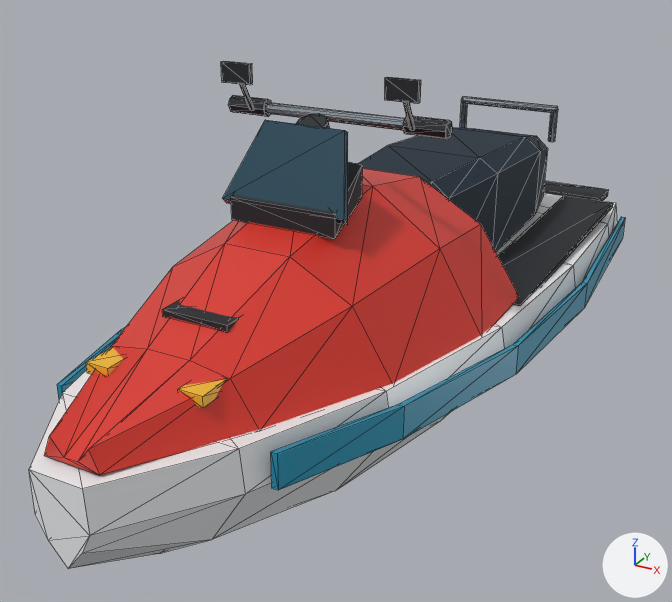
One commit to the glTF model art/jetski.glb: the scene before it, then after it.
Both versions are drawn from a camera (50 mm lens) standing at (1.34, -2.73, 1.73) and looking at (-0.13, -0.07, 0.4). Every picture has the same lights, and +X, +Y and +Z are marked at lower right. The first picture is the older version. Mesh edges are drawn as thin lines. Vertices at exactly the same position are counted once.

In view in the first picture: 'jetski'.
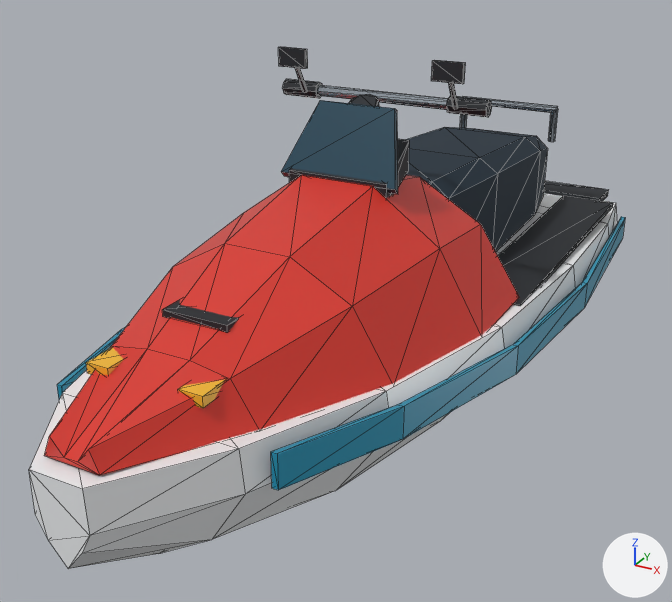
Location of each change, (x1, y1, x2, y2) in pixels of the pictures (672 x 602 px; the box of a moved part takes in the faces that stretch with it):
'jetski', reshaped: before (29, 61, 625, 569); after (29, 47, 625, 569)
part 1 of me_jetski, moved or reshaped: before (228, 95, 272, 117); after (282, 79, 322, 98)
part 2 of me_jetski, moved or reshaped: before (221, 61, 253, 85); after (278, 47, 308, 69)
part 3 of me_jetski, moved or reshaped: before (240, 84, 255, 111); after (295, 68, 307, 93)
part 4 of me_jetski, moved or reshaped: before (403, 116, 452, 139); after (446, 96, 492, 117)
part 5 of me_jetski, moved or reshaped: before (385, 77, 421, 104); after (431, 60, 465, 84)
part 6 of me_jetski, moved or reshaped: before (403, 102, 415, 131); after (448, 83, 458, 109)
part 7 of me_jetski, moved or reshaped: before (231, 162, 362, 239); after (289, 139, 409, 198)
part 8 of me_jetski, moved or reshaped: before (265, 102, 405, 131); after (317, 85, 448, 110)
part 9 of me_jetski, moved or reshaped: before (222, 120, 348, 225); after (281, 100, 398, 194)
part 10 of me_jetski, moved or reshaped: before (296, 113, 330, 128); after (349, 94, 380, 107)

Edits to the bpy script that builds the scene:
```text
Change me_jetski:
    where me_jetski.from_pydata(...)  # 409 vertices, 714 faces; spans x -0.62..0.61, y -1.55..1.77, z 0.0..1.27
    used by ob_jetski; location = (0.0, 0.0, 0.0)
    me_jetski part 1: the loose piece of 16 vertices spanning x -0.36..-0.23, y -0.34..-0.28, z 1.09..1.15 is moved by (0.0, 0.32, 0.0)
    me_jetski part 2: the loose piece of 8 vertices spanning x -0.32..-0.22, y -0.43..-0.41, z 1.21..1.27 is moved by (0.0, 0.32, 0.0)
    me_jetski part 3: the loose piece of 12 vertices spanning x -0.28..-0.26, y -0.42..-0.34, z 1.12..1.24 is moved by (0.0, 0.32, 0.0)
    me_jetski part 4: the loose piece of 16 vertices spanning x 0.24..0.37, y -0.34..-0.28, z 1.09..1.15 is moved by (0.0, 0.32, 0.0)
    me_jetski part 5: the loose piece of 8 vertices spanning x 0.22..0.32, y -0.43..-0.41, z 1.21..1.27 is moved by (0.0, 0.32, 0.0)
    me_jetski part 6: the loose piece of 12 vertices spanning x 0.26..0.28, y -0.42..-0.34, z 1.12..1.24 is moved by (0.0, 0.32, 0.0)
    me_jetski part 7: the loose piece of 8 vertices spanning x -0.17..0.17, y -0.62..-0.42, z 0.86..1.02 is moved by (0.0, 0.32, 0.0)
    me_jetski part 8: the loose piece of 16 vertices spanning x -0.33..0.33, y -0.33..-0.29, z 1.1..1.14 is moved by (0.0, 0.32, 0.0)
    me_jetski part 9: the loose piece of 8 vertices spanning x -0.2..0.2, y -0.62..-0.47, z 0.9..1.13 is moved by (0.0, 0.32, 0.0)
    me_jetski part 10: all 15 vertices in x -0.05..0.05, y -0.49..-0.27, z 0.84..1.15 are moved by (0.0, 0.32, 0.0)
```
